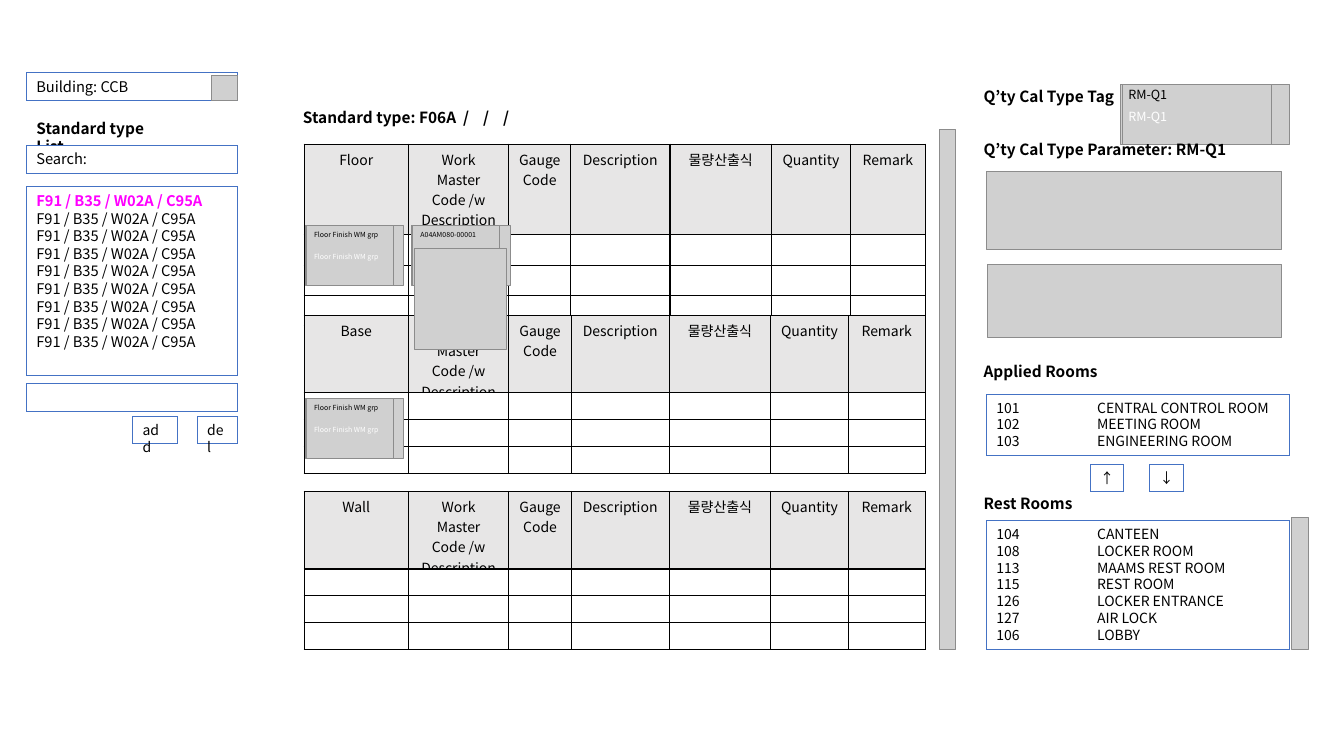
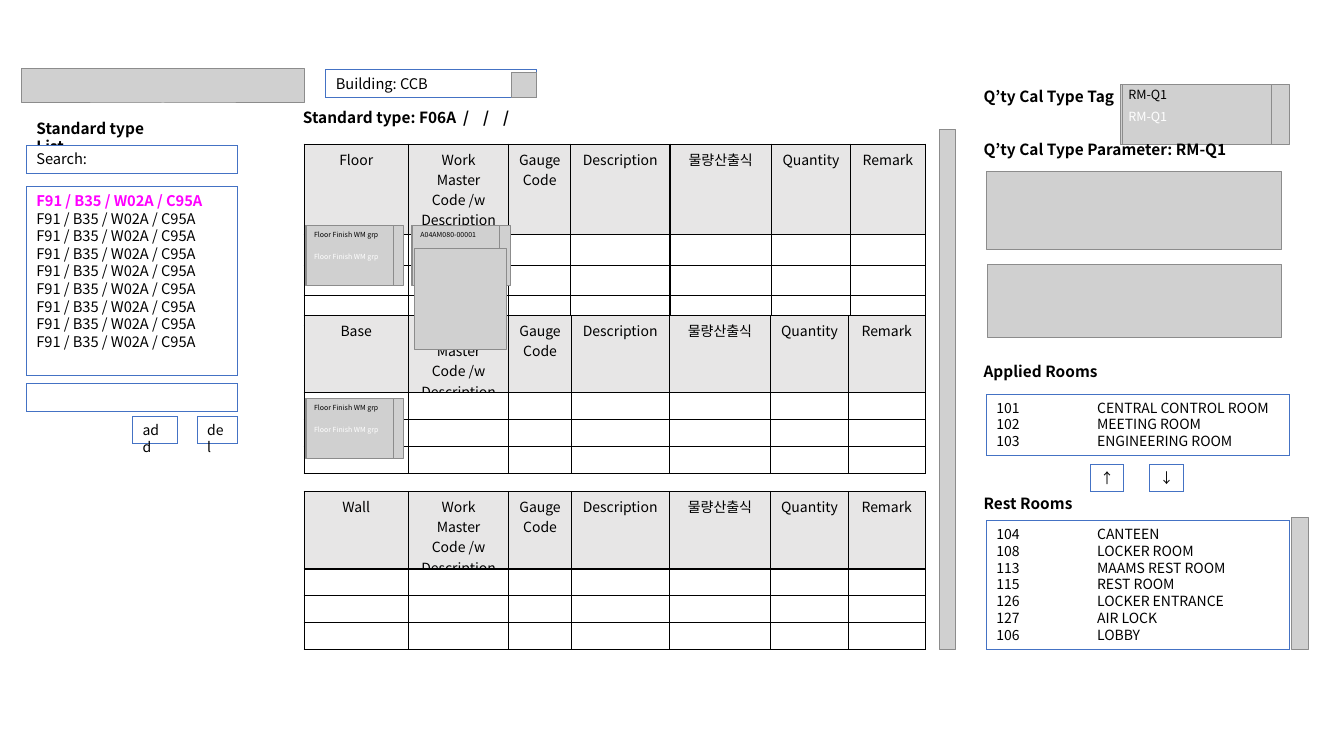
Before and after one commit to hnanmal/mQ, a slide deck: slide 7 of H_FamilyList_FP/화면정의서.pptx. Drawn at 1344x756 pixels with LibreOffice and Linux fonts; fonts in the diff are those of the drawing; grey boxes stand for pictures; background and template pictures are left out. Boxes give left, top, right and bottom in pixels: in the first picture for what was removed or moved away, otherwise in the second. Text is boxed around its words. In the diff, an @@ line names an element or a change of style, - is before the commit and + after.

```diff
--- a/H_FamilyList_FP/화면정의서.pptx
+++ b/H_FamilyList_FP/화면정의서.pptx
@@ picture added at (x1=22, y1=69, x2=304, y2=103) @@
@@ rectangle "Building: CCB" moved from (x1=26, y1=73, x2=237, y2=101) to (x1=326, y1=70, x2=536, y2=98) @@
@@ picture moved from (x1=212, y1=76, x2=237, y2=101) to (x1=511, y1=73, x2=536, y2=98) @@
```
Also in this commit, not shown: 3 other slides changed, 1 slide added, 2 other files.
